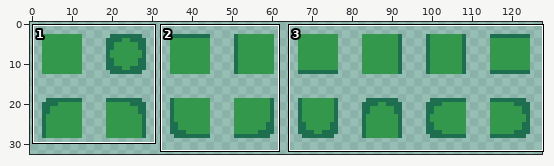
Two versions of one pixel-art file, assets/tiles.aseprite. The picture above shows the old version from afar; the outline marks the close-up.
Close-up. Earlier state:
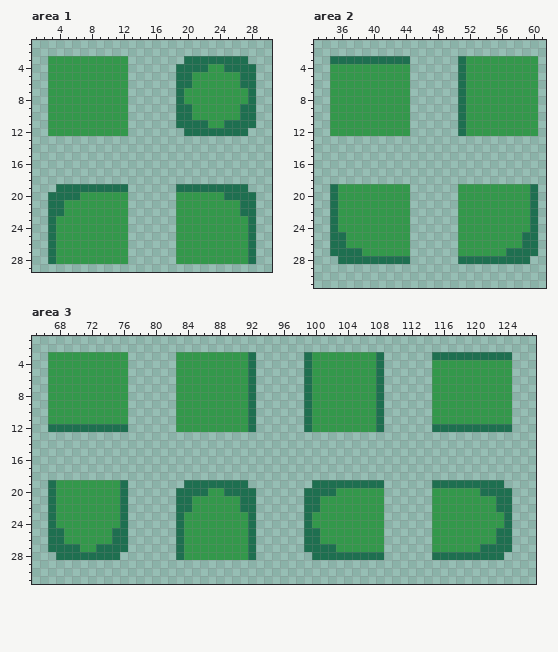
128x128 pixels, 1 frame. Shown: area 1: x 1..30, y 1..29; area 2: x 33..61, y 1..31; area 3: x 65..127, y 1..31. The wide view leaves out empty margins.
The result:
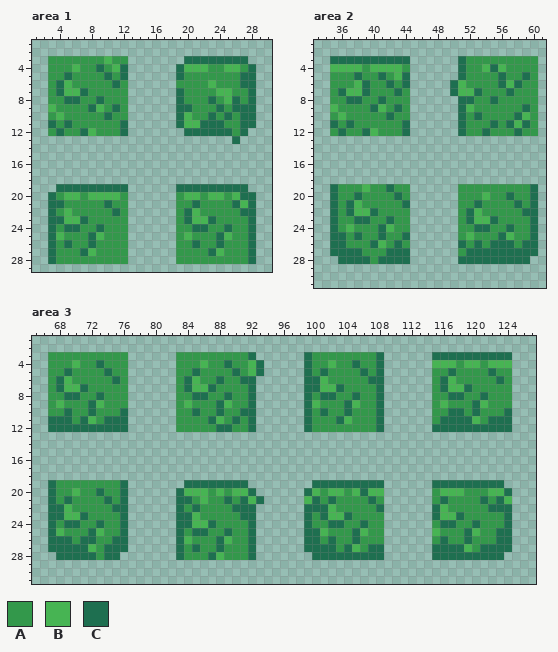
Palette (. is transparent): A #33984b  B #47b453  C #1e6f50
From old to new:
Changed rows in their new state; - is an unchanged pixel.
Area 1:
first column x 3:
 3 -------B-----------------
 4 ---B--C-BC-------BBB--BBA
 5 --C----C-C-------A-------
 6 -CB-----C-------AA--B----
 7 -CBBC----------------BB--
 8 --CC--C-------------C-BC-
 9 B----CB-C------------C-C-
10 -B-----C---------B--C-C--
11 C-C------C-------BB-CCAA-
12 -C--CB---C-------------A-
13 -----------------------C-
first column x 4:
20 ABB-BBBB--------BB-BBAB-
21 ------C----------C----CB
22 AB-----C--------CB------
23 CBBC------------CBBC----
24 -CC--C-----------CC--C--
25 B---CB----------B---CB--
26 -C--C------------C--C---
27 ---CB--------------CB---
Area 2:
first column x 35:
 4 BBBB-BBBB----------BCB---
 5 ---C--C-BC-----------C--C
 6 ---BC--C-C-----CB----CBC-
 7 -CBBC---C------CBBC---C--
 8 --CC--C----------C--C----
 9 B----CB-C--------B------C
10 -B-----C----------C----CB
11 C-C------C----------C-CBC
12 -C--CB---C---------C---C-
first column x 37:
19 --B--C-----------------
20 -C----C----------B--C--
21 CB-----C--------C----C-
22 CBBC-----------CB-----C
23 -CC--C---------CBBC----
24 B---CB----------CC--C--
25 -C--C--C-------B---CB-A
26 ---CB-C-------C-C-CCC--
27 -----CCC-------CCCCC---
28 ---A-------------------
Area 3:
first column x 67:
 4 ---B--C------------B--C--BC--------B--C---------BBB-BB-BBB
 5 --C----C----------C----C-BC-------C----C----------C----C--
 6 -CB-----C--------CB--C--C--------CB-----C--------CB-----C-
 7 -CBBC------------CBBC------------CBBC------------CBBC-----
 8 --CC--C-----------CC--C-----------CC--C-----------CC--C---
 9 -B---CB----------B---CB----------B---CB----------B---CB---
10 --C--C---C--------C--C--C---------C--C------------CC-C---C
11 CCC-CB-CCC----------CB-C------------CB-----------CCCCB-CCC
12 ---------------------CC-----------------------------------
first column x 68:
20 --B--C----------BBB-BABB--------BABB-BCBB-------BBB--ABB-
21 -C----C-----------B--C--BC-----B--C----C--------C----C--B
22 CB-----C--------AC----C----------CB-----C------CB-----C--
23 CBBC------------CB-----C---------CBBC----------CBBC------
24 -CC--C----------CBBC--------------CC--C---------CC--C----
25 B---CB-A---------CC--C-----------B---CB--------B---CB----
26 -C-CC-----------B---CB------------C--C----------C--C-----
27 ---CBA-----------C--C---------------CB-CC------CCCCB-----
28 -----A-------------CB------------------------------------
